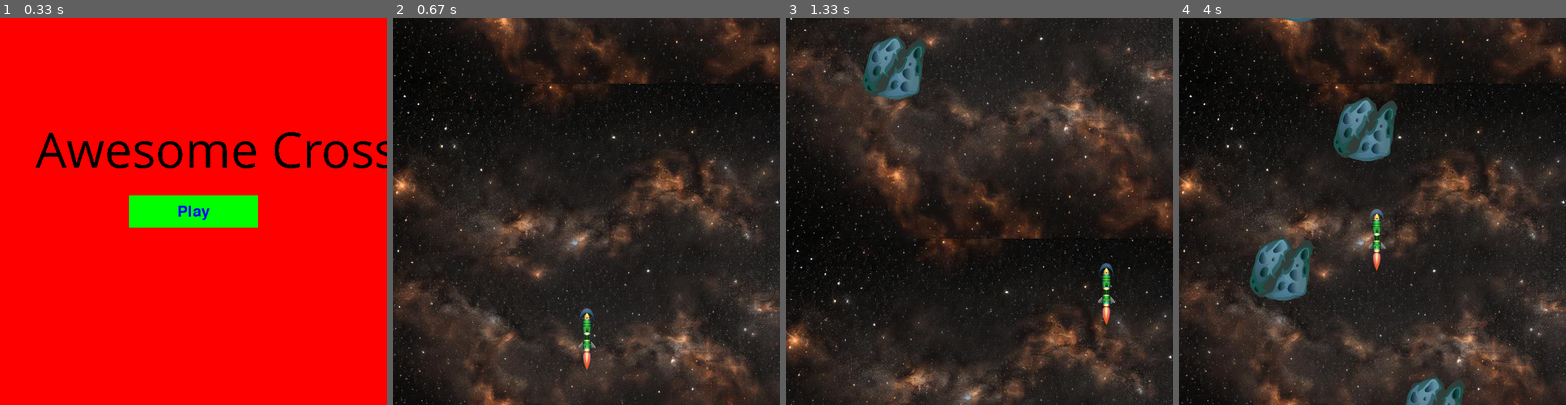
Above: before the commit, frames 1-4 (left to right).
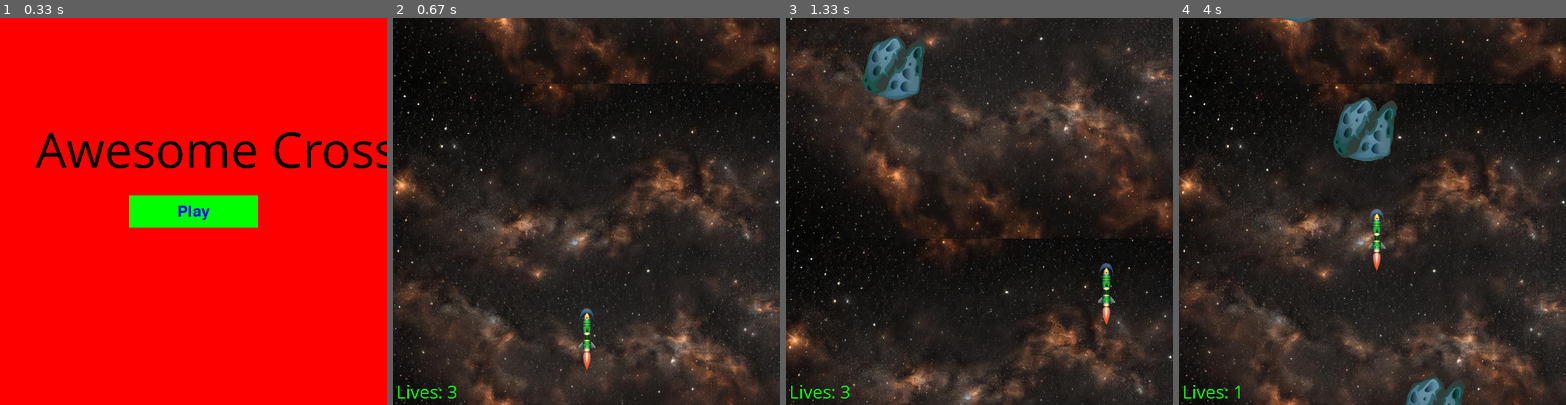
Above: after the commit, the same moments.

Repository: AndrewFagan04/CS_370_AwexomeCross
Game: pygame game, started from Cycle/main.py
The game is run twice, just before and just after one commit, with the same random seed, the same clock (stepped at 60 frames per second) and the same inputs.
Inputs:
- Up to frame 1 (0.33 s): no input
- Up to frame 2 (0.67 s): click "Play" at 0.38 s
- Up to frame 3 (1.33 s): hold D 0.67-1.13 s; hold W from 1.17 s (still down)
- Up to frame 4 (4 s): release W at 1.47 s; hold D 1.5-1.97 s; hold A 2-2.53 s; hold S 2.57-2.87 s; hold A 2.9-3.3 s; hold W 3.33-3.7 s; hold D from 3.73 s (still down)

Frame 1 is identical in both runs. In frame 2, 0.1% of the frame differs, in the area x 1-17%, y 94-99%; in frame 3, 0.1%; in frame 4, 2.0%, in the area x 1-35%, y 56-99%.

Commit message:
more stuff added from architect spike

Diff:
--- a/Cycle/main.py
+++ b/Cycle/main.py
@@ -87,6 +87,23 @@
         all_sprites.update()
         all_sprites.draw(window)
 
+        # player/obstacle COLLISION
+        collided_obstacles = pygame.sprite.spritecollide(playerInst, obstacle_group, dokill=False)
+        for obstacle in collided_obstacles:
+            obstacle.kill()  # remove obstacle after hitting it
+            lives -= 1
+
+
+
+        # Check if lives ran out
+        if lives <= 0:
+            screens.show_start_screen(WIDTH, LENGTH, window, game_loop)
+
+        # Display lives
+        lives_text = pygame.font.SysFont('Comic Sans MS', 30)
+        text_surface = lives_text.render('Lives: ' + str(lives), False, (0, 255, 0))
+        window.blit(text_surface, (5, 560))
+
         pygame.display.flip()
 
 def main():
